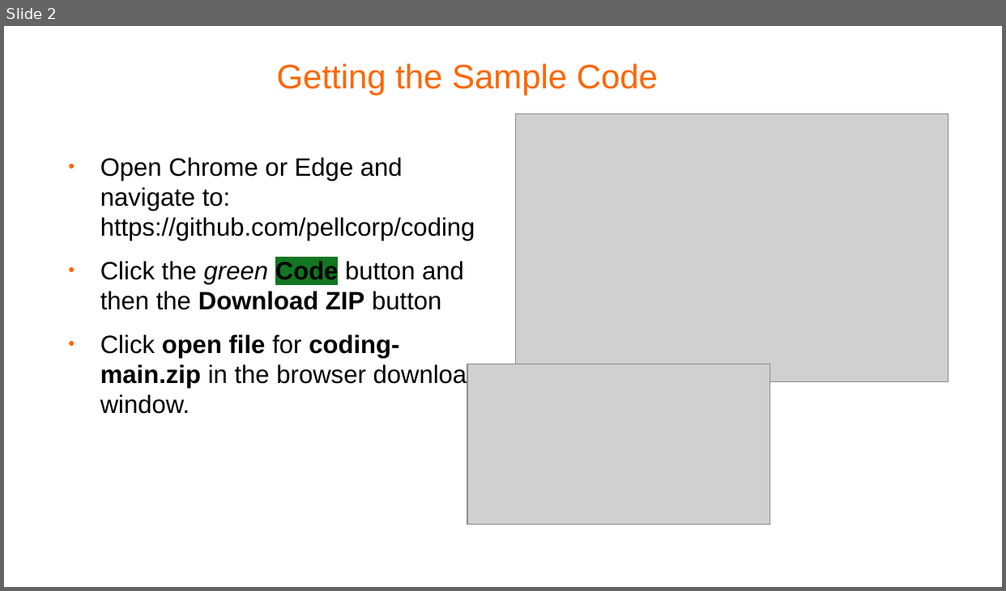
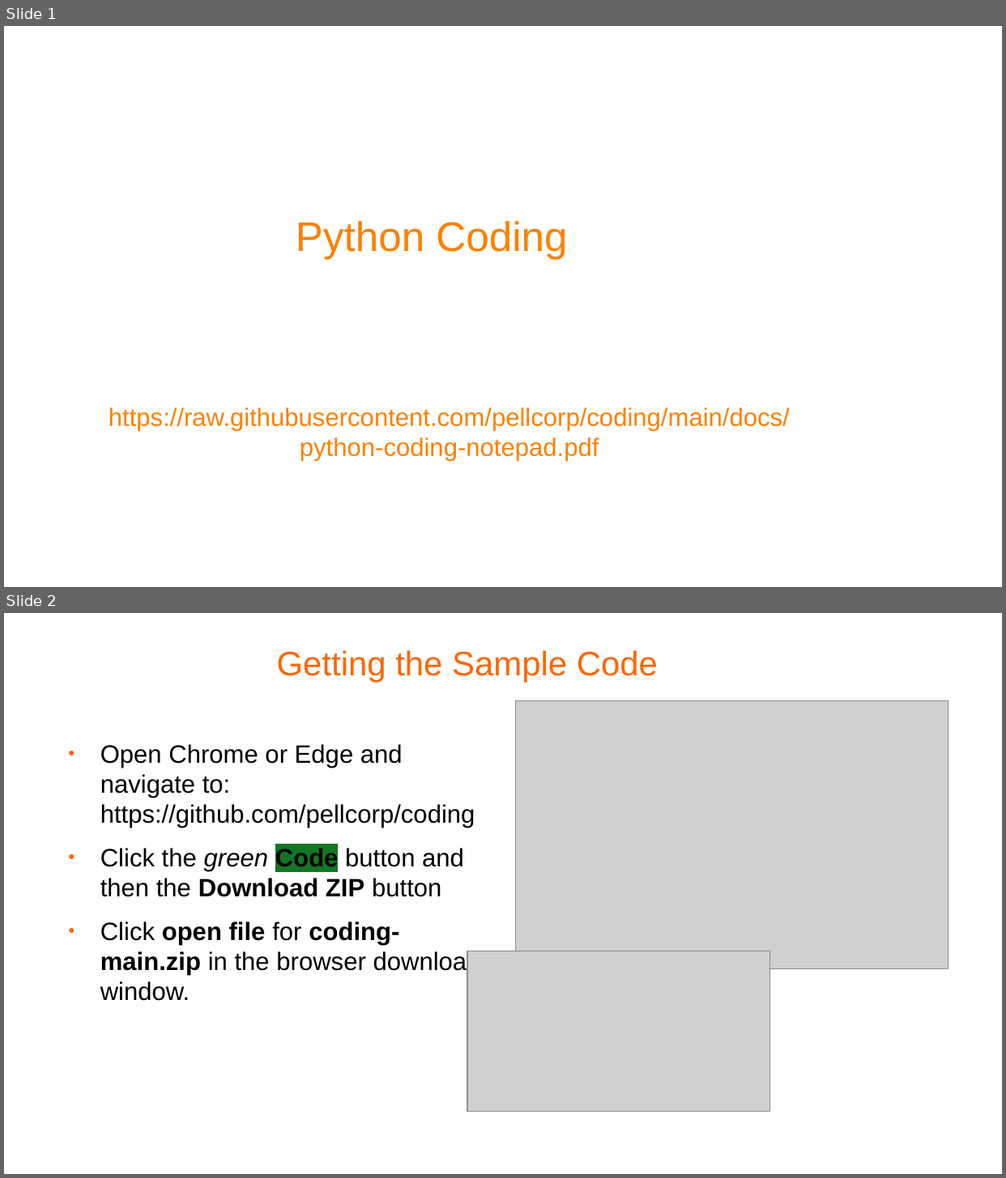
Before and after one commit to pellcorp/coding, a slide deck: docs/python coding.odp. Shown one above the other, each under a label of ours: slide 2 before the commit, slides 1 and 2 after it. The pictures are 1006x591 and 1006x1178 pixels, drawn with LibreOffice and Linux fonts; fonts in the diff are those of the drawing; grey boxes stand for pictures; background and template pictures are left out. Boxes give left, top, right and bottom in pixels: in the first picture for what was removed or moved away, otherwise in the second. Text is boxed around its words. In the diff, an @@ line names an element or a change of style, - is before the commit and + after.

Commit message:
update to include notepad instructions

```diff
--- a/docs/python coding.odp
+++ b/docs/python coding.odp
@@ slide 1 added at (4, 26, 1002, 587), background #FFFFFF @@
@@ title added at (296, 221, 567, 260), 33 pt, text #FF8000 @@
+Python Coding
@@ title added at (108, 408, 790, 461), 20 pt, text #FF8000 @@
+https://raw.githubusercontent.com/pellcorp/coding/main/docs/python-coding-notepad.pdf
```
Also in this commit, not shown: 1 slide removed, 2 other files.
